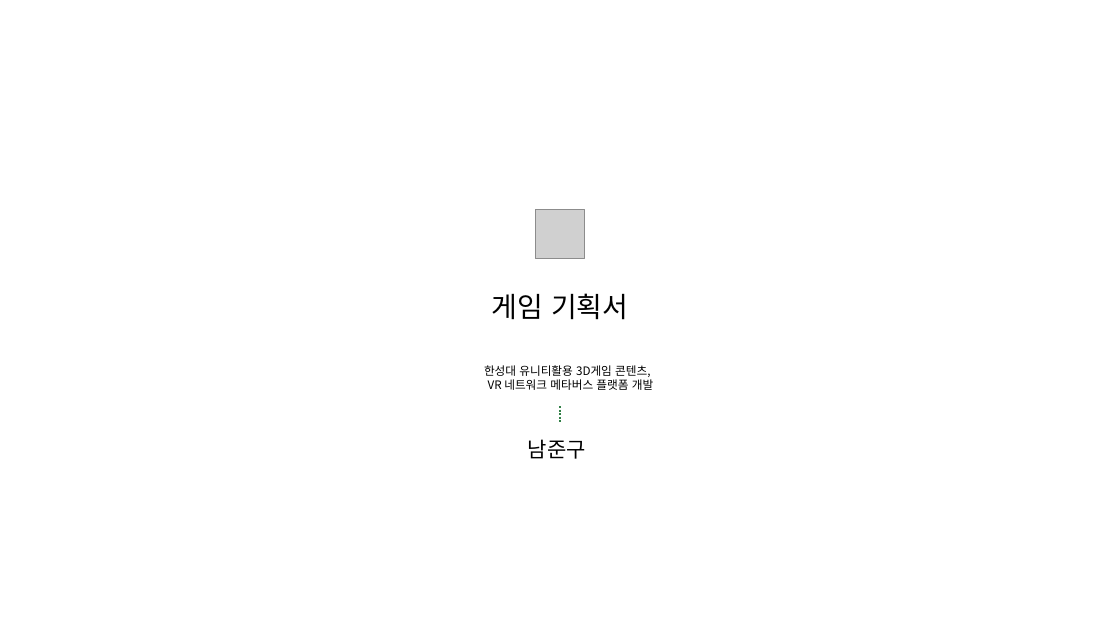
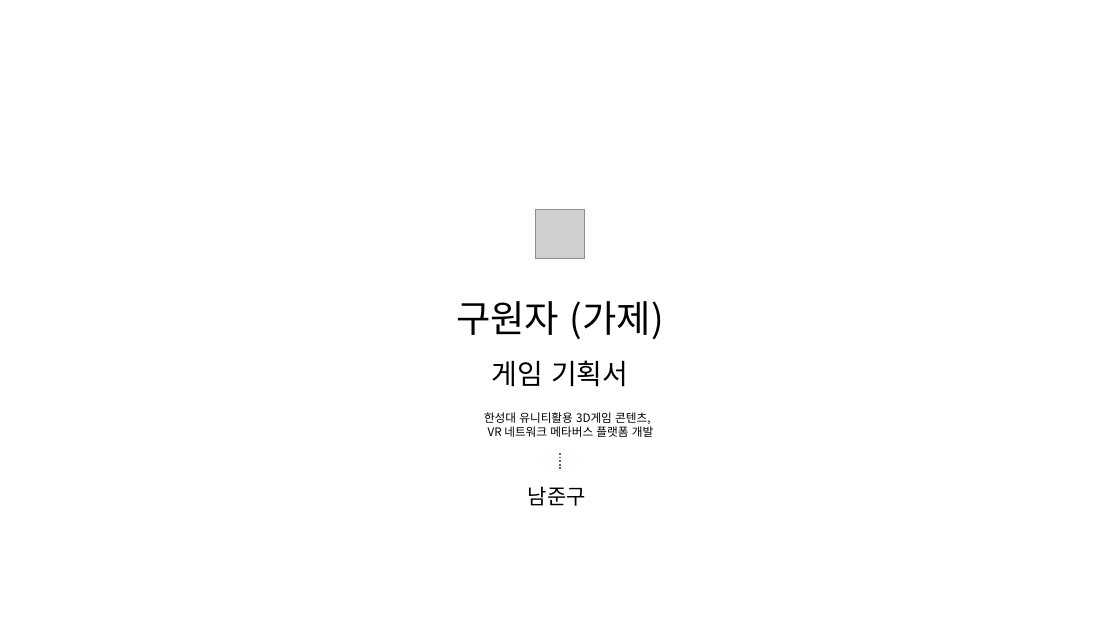
Before and after one commit to jk-Nam/Example_1stRepository, a slide deck: slide 1 of 게임 기획서 남준구.pptx. Drawn at 1120x630 pixels with LibreOffice and Linux fonts; fonts in the diff are those of the drawing; grey boxes stand for pictures. Boxes give left, top, right and bottom in pixels: in the first picture for what was removed or moved away, otherwise in the second. Text is boxed around its words. In the diff, an @@ line names an element or a change of style, - is before the commit and + after.

```diff
--- a/게임 기획서 남준구.pptx
+++ b/게임 기획서 남준구.pptx
@@ text at bbox=[456, 301, 664, 339]: paragraph added @@
+구원자 (가제)
@@ text "한성대 유니티활용 3D게임 콘텐츠,": place and size @@
-text "한성대 유니티활용 3D게임 콘텐츠," at bbox=[484, 365, 653, 390]
+text "한성대 유니티활용 3D게임 콘텐츠," at bbox=[484, 412, 653, 437]
@@ line moved from (560, 407) - (560, 423) to (560, 454) - (560, 470) @@
@@ text "남준구": place and size @@
-text "남준구" at bbox=[528, 439, 586, 459]
+text "남준구" at bbox=[528, 486, 586, 506]
```
Also in this commit, not shown: 7 other slides changed, 2 slides added, 4 slides removed.
